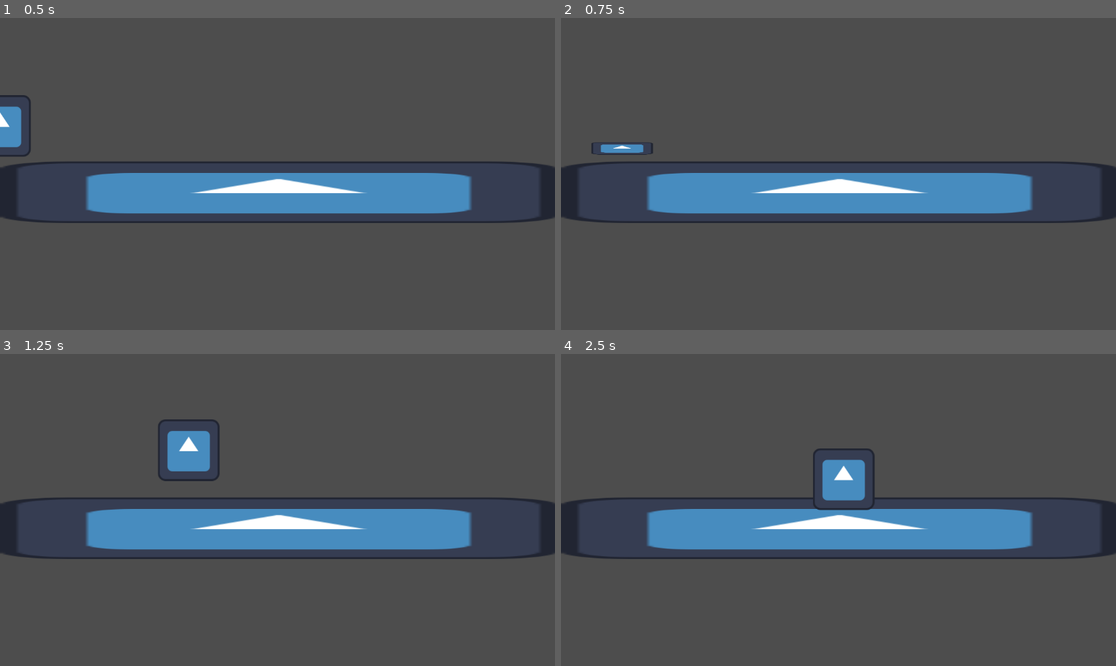
Above: before the commit, frames 1-4 (two rows, left to right).
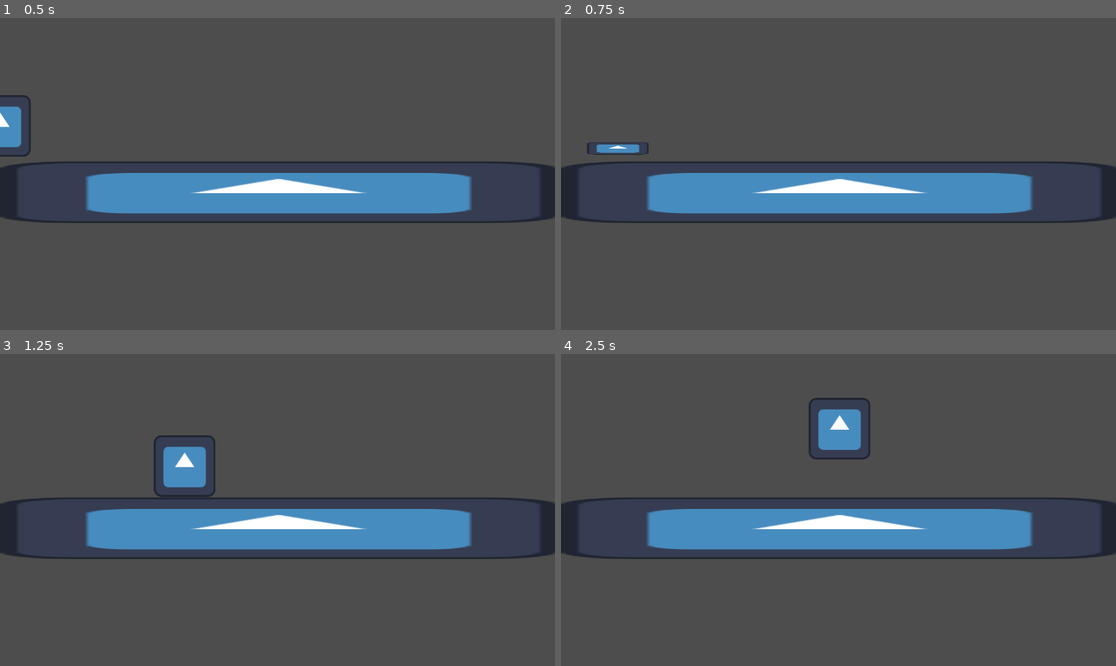
Above: after the commit, the same moments.

Repository: eagle3050/Jeff_the_land_shark_game
Game: Godot game, scene res://main.tscn
Same seed, same stepped clock (60 frames per second), same inputs: the game is played once before the commit and once after it. The engine's default icon, where the game draws it, is replaced by a stand-in: a white triangle on a blue panel in a dark square.
Inputs:
- Up to frame 1 (0.5 s): no input
- Up to frame 2 (0.75 s): hold D (right) from 0.53 s (still down); tap Shift (shark_mode) at 0.6 s
- Up to frame 3 (1.25 s): keep holding D (right); tap Space (jump) at 0.77, 0.8, 1.07 s
- Up to frame 4 (2.5 s): tap Space (jump) at 1.35, 1.52, 1.82, 2.3 s; tap Shift (shark_mode) at 1.55, 2.1 s; release D (right) at 2.03 s; hold A (left) from 2.03 s (still down)

Frame 1 is identical in both runs. In frame 2, 0.1% of the frame differs, in the area x 4-17%, y 39-44%; in frame 3, 1.5%; in frame 4, 2.5%, in the area x 44-57%, y 14-51%.

Commit message:
Added timer for shark mode
small change to shark mode duration

Diff:
--- a/jeff.gd
+++ b/jeff.gd
@@ -1,7 +1,7 @@
 extends CharacterBody2D
 
 
-var speed = 400.0
+var speed = 300.0
 var jump_height = -500.0
 var can_shark_mode = true
 var in_shark_mode = false
@@ -11,7 +11,7 @@
 	if not is_on_floor():
 		velocity += get_gravity() * delta
 	if Input.is_action_just_pressed("jump") and is_on_floor():
-		velocity.y = jump_height
+		jump()
 	var direction := Input.get_axis("left", "right")
 	if direction:
 		velocity.x = direction * speed
@@ -23,18 +23,24 @@
 	elif in_shark_mode and Input.is_action_just_pressed("shark_mode") or Input.is_action_just_pressed("jump") and not can_shark_mode:
 		exit_shark_mode()
 
+func jump():
+	velocity.y = jump_height
 
 func enter_shark_mode():
 	can_shark_mode = false
 	in_shark_mode = true
 	speed = 800
 	scale.y = 0.2
-	await get_tree().create_timer(3.5).timeout
-	exit_shark_mode()
+	$SharkModeDur.start()
+
 
 func exit_shark_mode():
-	position.y += 50
+	jump()
 	in_shark_mode = false
 	can_shark_mode = true
 	speed = 500
 	scale.y = 1.0
+
+
+func _on_shark_mode_dur_timeout() -> void:
+	exit_shark_mode()
--- a/jeff.tscn
+++ b/jeff.tscn
@@ -15,3 +15,8 @@
 [node name="CollisionShape2D" type="CollisionShape2D" parent="."]
 position = Vector2(0, 0.5)
 shape = SubResource("RectangleShape2D_toc0c")
+
+[node name="SharkModeDur" type="Timer" parent="."]
+wait_time = 3.5
+
+[connection signal="timeout" from="SharkModeDur" to="." method="_on_shark_mode_dur_timeout"]
